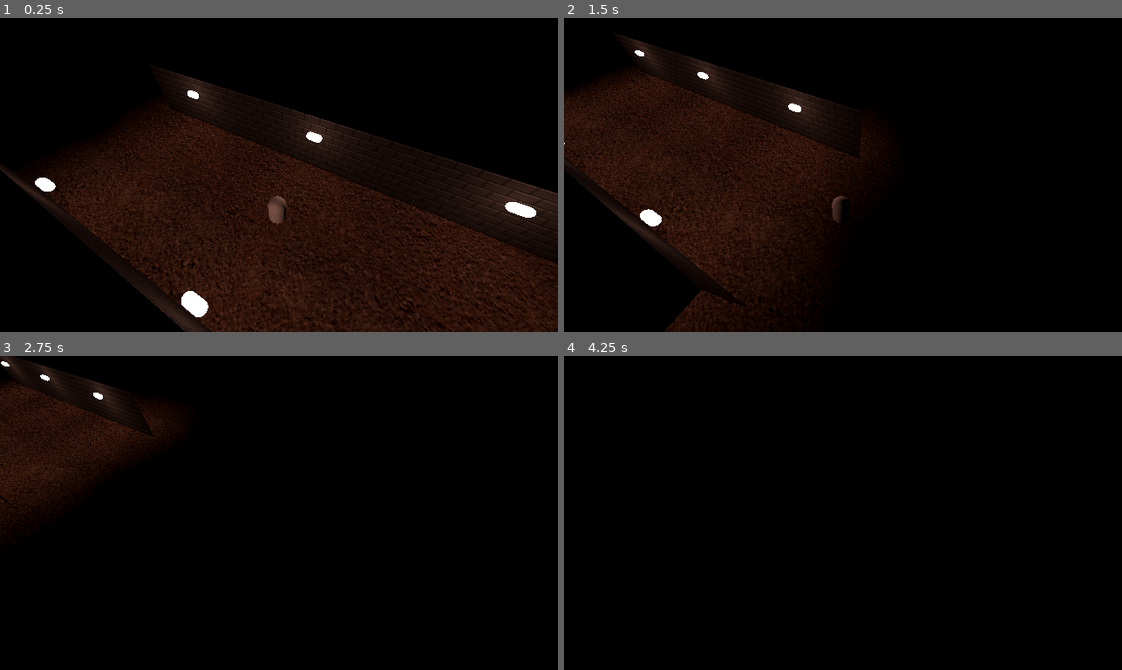
Above: before the commit, frames 1-4 (two rows, left to right).
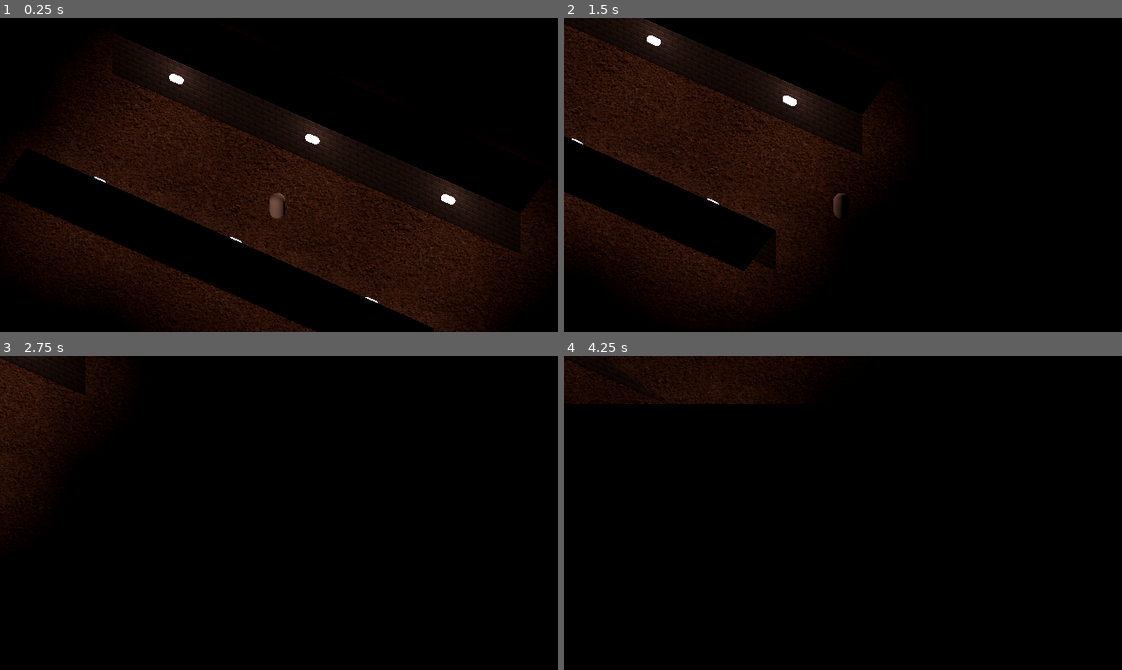
Above: after the commit, the same moments.

Repository: Degenerate-Games/shadows-below
Game: Godot game, scene res://scenes/levels/3d_test_level.tscn
Two runs of this game, one before a commit and one after it. Both use one fixed random seed, a clock stepped at 60 frames per second and the inputs below. This scene is started directly instead of the project's main scene. Sound files missing from this copy of the repository are replaced by a short silence.
Inputs (mouse positions are in pixels of both pictures, inside the frame that each line leads up to):
- Up to frame 1 (0.25 s): no input
- Up to frame 2 (1.5 s): tap Enter at 0.5 s; move the mouse to (965, 159) at 0.52 s; hold D (move_right) 0.53-1.25 s; tap B (bake) at 0.6 s; click (965, 159) at 0.67 s; drag from (731, 190) to (815, 237) at 1.27 s
- Up to frame 3 (2.75 s): tap Space at 2 s; move the mouse to (334, 443) at 2.02 s; hold D (move_right) from 2.03 s (still down); tap K (mixing_ui_clear) at 2.1 s
- Up to frame 4 (4.25 s): release D (move_right) at 2.75 s; drag from (815, 575) to (675, 465) at 2.77 s; move the mouse to (1010, 560) at 3.52 s; hold A (move_left) from 3.53 s (still down); tap J (mixing_ui_red) at 3.6 s

The runs differ from the first frame. In frame 1, 25% of the frame differs, in the area x 0-100%, y 5-100%; in frame 2, 14%; in frame 3, 3.9%; in frame 4, 3.8%.

Commit message:
Changed Cam to Ortho

Diff:
--- a/scenes/player_3d.tscn
+++ b/scenes/player_3d.tscn
@@ -66,6 +66,7 @@
 
 [node name="Camera3D" type="Camera3D" parent="."]
 transform = Transform3D(0.866025, -0.383022, 0.321394, 0, 0.642788, 0.766044, -0.5, -0.663414, 0.556671, 3, 11, 5)
+projection = 1
 size = 20.0
 
 [connection signal="area_entered" from="AuraArea" to="." method="_on_area_2d_area_entered"]
